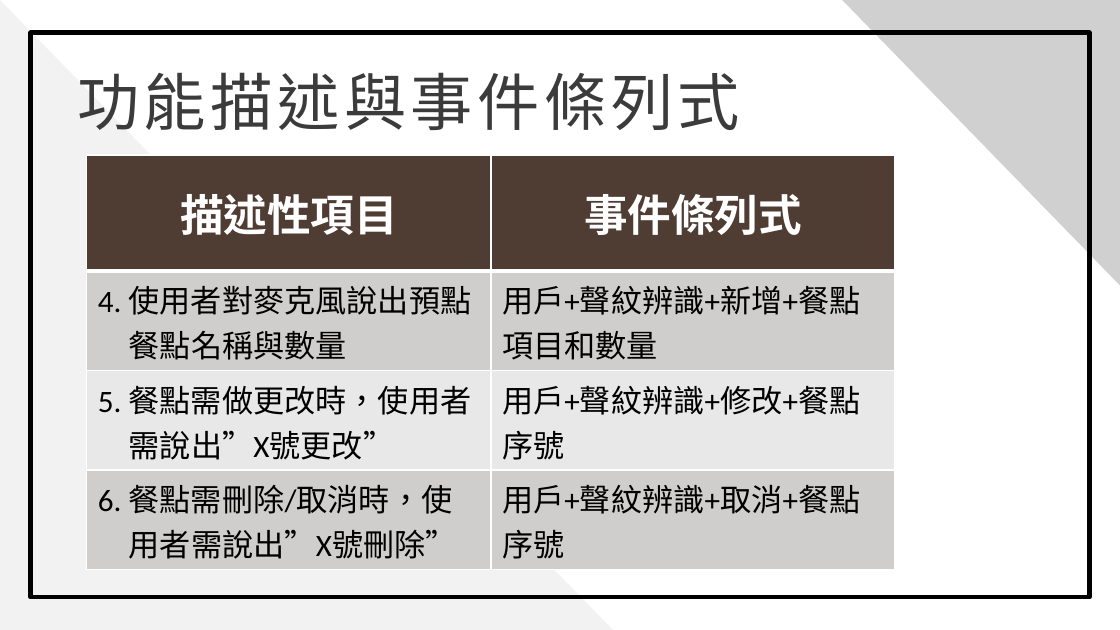
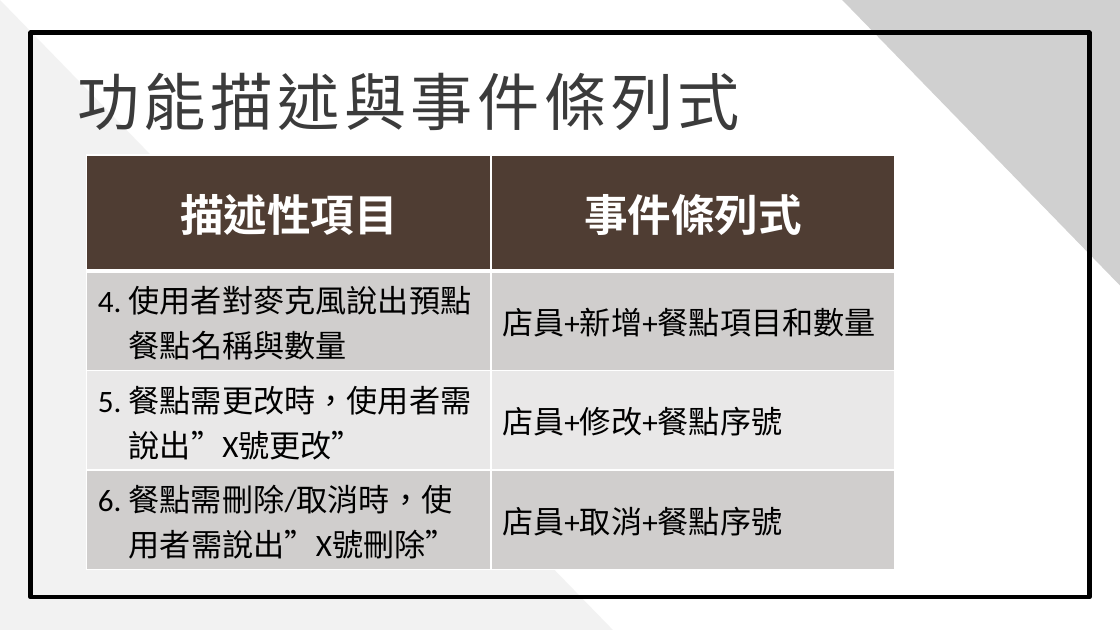
Before and after one commit to 0451030/108_SE_Team8, a slide deck: slide 6 of 軟體工程_期中報告.pptx. Drawn at 1120x630 pixels with LibreOffice and Linux fonts; fonts in the diff are those of the drawing; grey boxes stand for pictures; background and template pictures are left out. Boxes give left, top, right and bottom in pixels: in the first picture for what was removed or moved away, otherwise in the second. Text is boxed around its words. In the diff, an @@ line names an element or a change of style, - is before the commit and + after.

```diff
--- a/軟體工程_期中報告.pptx
+++ b/軟體工程_期中報告.pptx
@@ table at box(86, 155, 895, 569) @@
-row 2, column 2: 用戶+聲紋辨識+新增+餐點項目和數量
+row 2, column 2: 店員+新增+餐點項目和數量
-row 3, column 1: 5. 餐點需做更改時，使用者需說出”X號更改”
+row 3, column 1: 5. 餐點需更改時，使用者需說出”X號更改”
-row 3, column 2: 用戶+聲紋辨識+修改+餐點序號
+row 3, column 2: 店員+修改+餐點序號
-row 4, column 2: 用戶+聲紋辨識+取消+餐點序號
+row 4, column 2: 店員+取消+餐點序號
```
Also in this commit, not shown: 6 other slides changed, 11 slides added, 1 slide removed.
